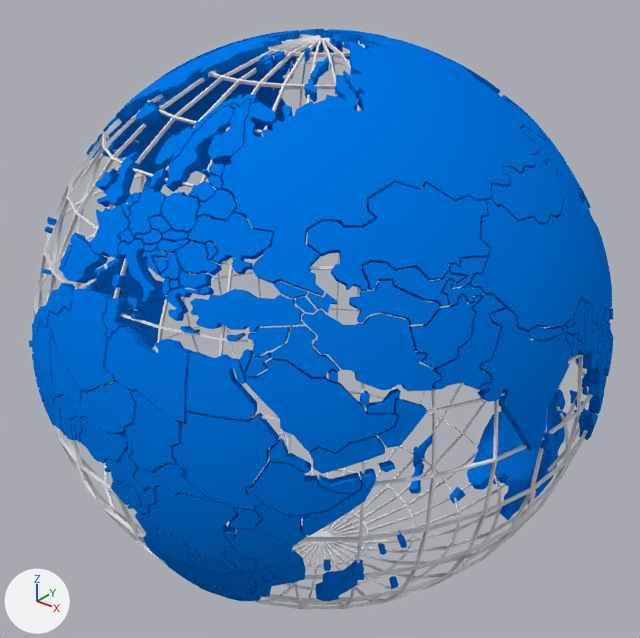
The Blender file Crystal_chan_prop_models/NewsAnimation_models/Wireframed_Globe_s1.blend: old version first, new version second.
The view is the same before and after, from a 50 mm camera at (1.174, -1.472, 0.918) aimed at (-0.002, -0.001, 0.007). Lighting does not change. The marker at lower left points along +X, +Y and +Z.

Names of what the first picture shows: 'Latlong', 'Sphere'.
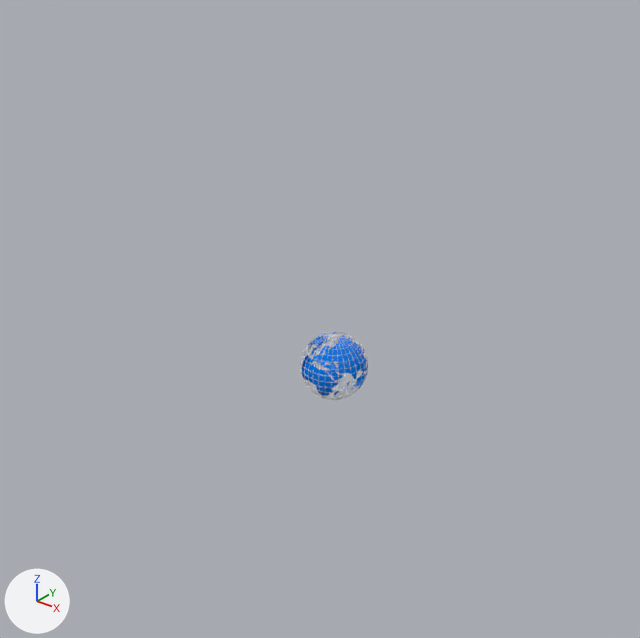
Location of each change, [x1, y1, x2, y2] in pixels of the pictures (640 x 638 px):
'Sphere', deleted (blue): before [29, 29, 613, 602]
'Latlong', reshaped, moved, rescaled (88% narrower, 88% shorter): before [34, 34, 593, 609]; after [300, 332, 368, 400]
part 1 of me_latlong, added (blue): after [301, 332, 368, 396]

The edits, one by one:
me_latlong is used by ob_latlong; location (0.0, 0.0, 0.0); scale (1.03, 1.03, 1.03).
me_latlong had 1984 vertices, 1474 faces and spanned x -0.624..0.624, y -0.624..0.624, z -0.623..0.623.
me_latlong now has 10742 vertices, 4836 faces, 16 loose edges and spans x -0.624..0.624, y -0.624..0.624, z -0.623..0.623.
me_latlong part 1: 8726 vertices added at x -0.616..0.614, y -0.616..0.565, z -0.616..0.616.
me_latlong now uses material mat_land (blue #0078e7).
Object 'Latlong' (ob_latlong) moves from (0.0, 0.0, 0.0) to (0.061, -0.028, -0.085).
Object 'Latlong' (ob_latlong) is rescaled from (1.03, 1.03, 1.03) to (0.128, 0.128, 0.128).
Object 'Sphere' (ob_sphere) is deleted.
